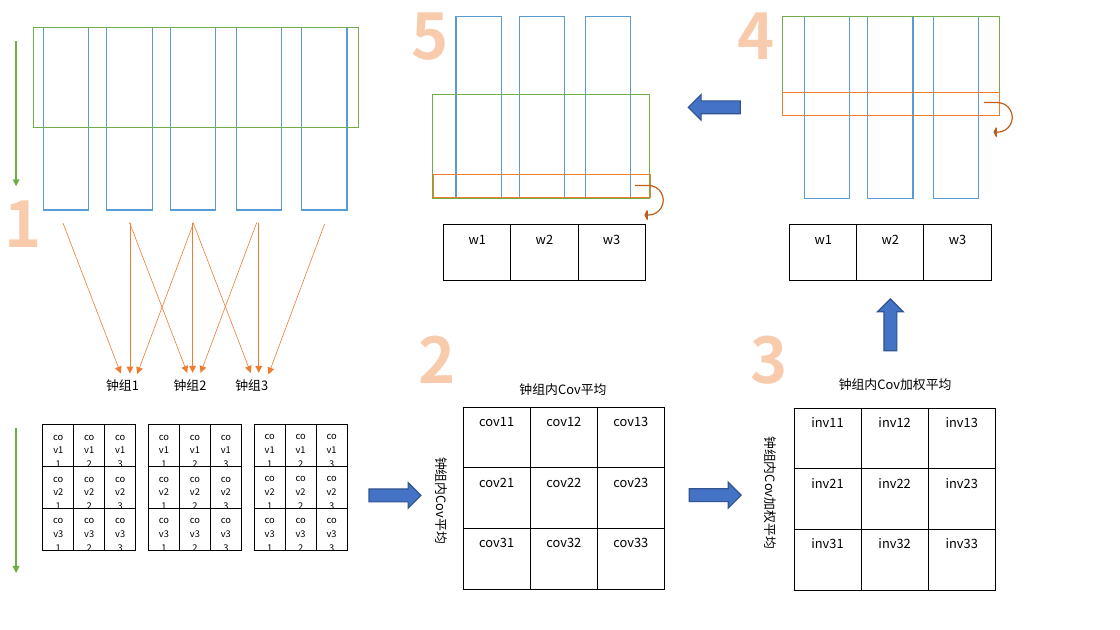
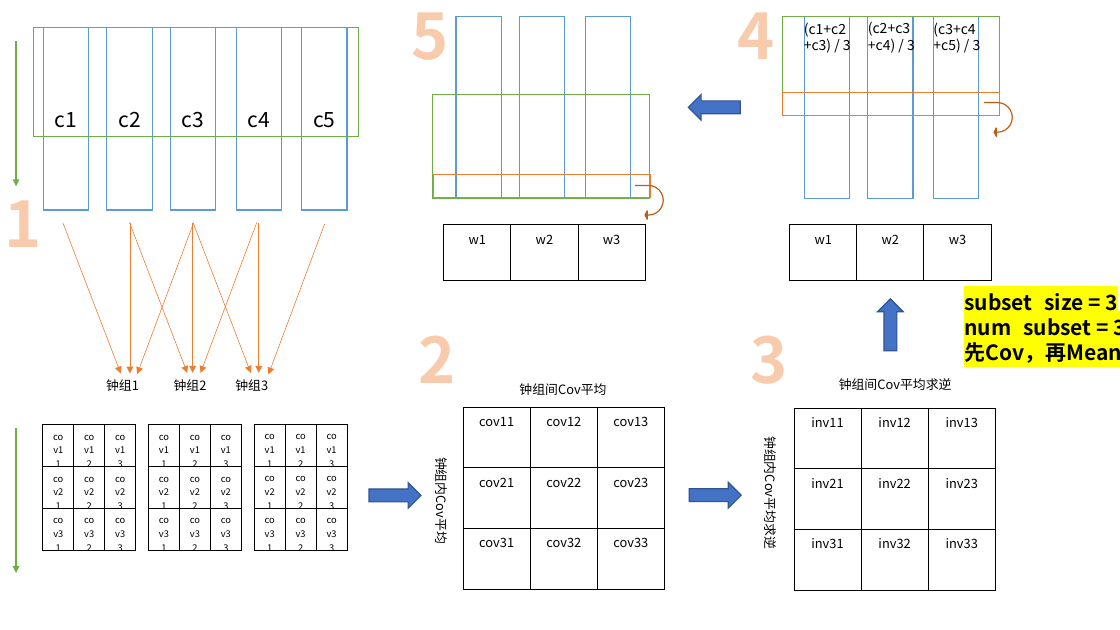
Before and after one commit to mochiliu3000/beamformer, a slide deck: slide 3 of flow-chart.pptx (slide 2 before the commit). Drawn at 1120x630 pixels with LibreOffice and Linux fonts; fonts in the diff are those of the drawing. Boxes give left, top, right and bottom in pixels: in the first picture for what was removed or moved away, otherwise in the second. Text is boxed around its words. In the diff, an @@ line names an element or a change of style, - is before the commit and + after.

```diff
--- a/flow-chart.pptx
+++ b/flow-chart.pptx
@@ rectangle: place and size @@
-rectangle at [33,28,359,128]
+rectangle at [33,28,359,137]
@@ text added at [804,20,851,55], 12 pt, text #000000 @@
+(c1+c2+c3) / 3
@@ text added at [868,21,915,54], 12 pt, text #000000 @@
+(c2+c3+c4) / 3
@@ text added at [933,20,981,55], 12 pt, text #000000 @@
+(c3+c4+c5) / 3
@@ text in rectangle at [55,112,77,128]: text added @@
+c1
@@ text in rectangle at [118,111,140,128]: text added @@
+c2
@@ text in rectangle at [182,111,204,128]: text added @@
+c3
@@ text in rectangle at [248,112,270,128]: text added @@
+c4
@@ text in rectangle at [313,112,335,128]: text added @@
+c5
@@ text added at [964,293,1120,363], 18 pt, text #000000, bold @@
+subset_size = 3
+num_subset = 3
+先Cov，再Mean
@@ text at [519,383,606,395]: text changed @@
-钟组内Cov平均
+钟组间Cov平均
@@ text at [839,378,952,390]: text changed @@
-钟组内Cov加权平均
+钟组间Cov平均求逆
@@ text at [762,447,781,546]: text changed @@
-钟组内Cov加权平均
+钟组内Cov平均求逆
```
Also in this commit, not shown: 6 other slides changed, 11 slides added, 2 other files.
